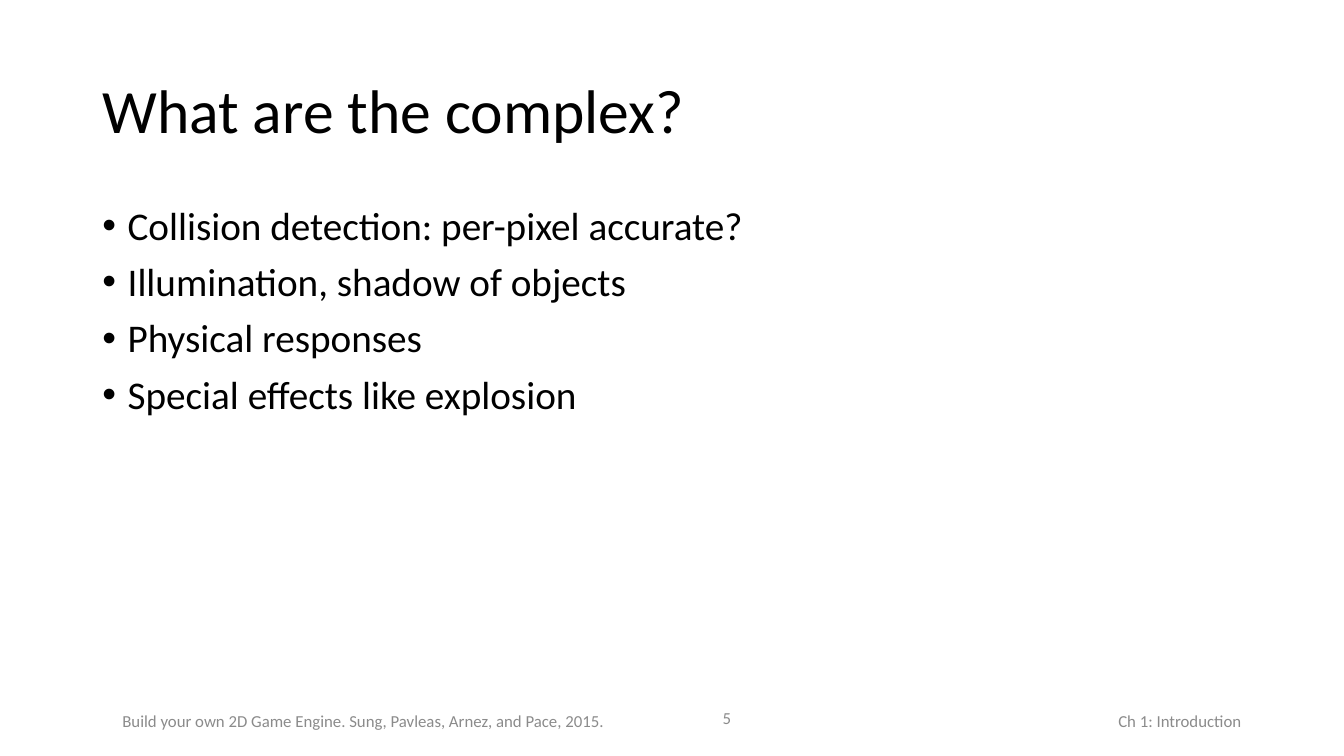
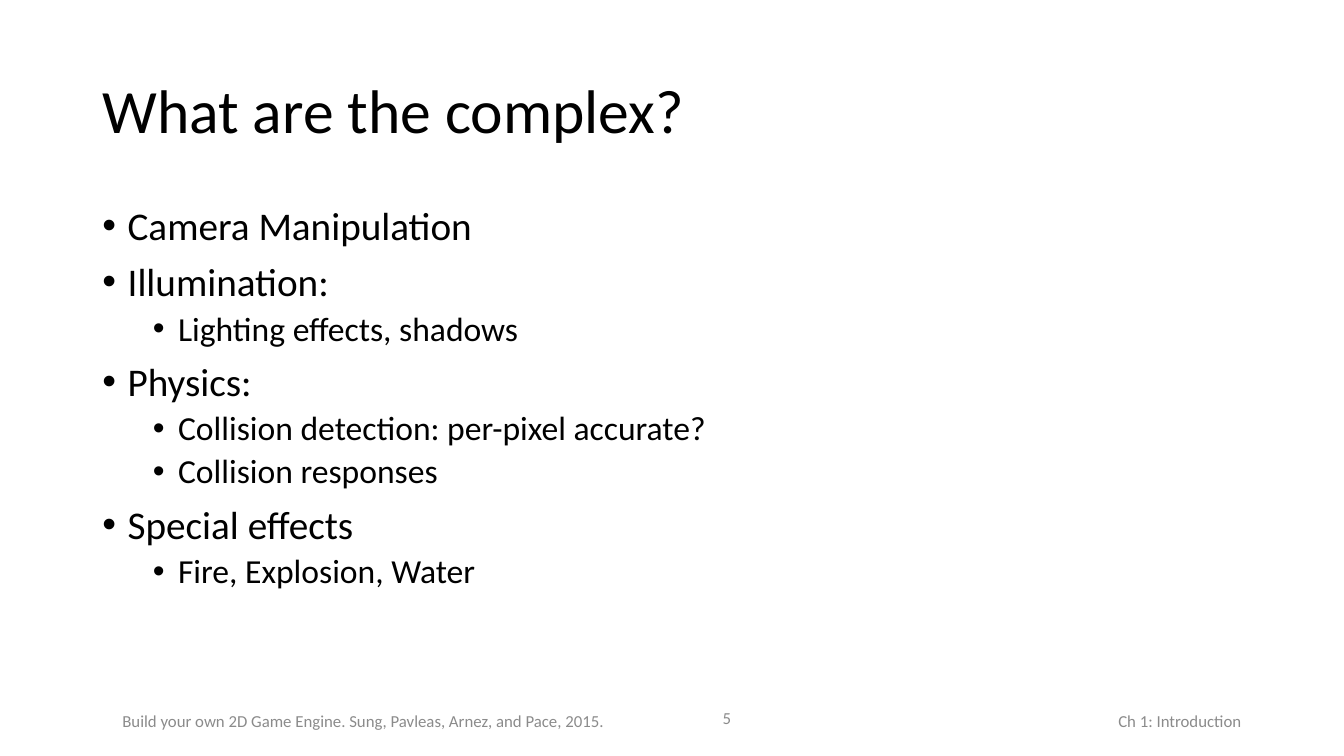
Before and after one commit to HTML5GameEngineGroup/html5engine, a slide deck: slide 5 of Book-PPT/Chap1.pptx. Drawn at 1344x756 pixels with LibreOffice and Linux fonts; fonts in the diff are those of the drawing. Boxes give left, top, right and bottom in pixels: in the first picture for what was removed or moved away, otherwise in the second. Text is boxed around its words. In the diff, an @@ line names an element or a change of style, - is before the commit and + after.

```diff
--- a/Book-PPT/Chap1.pptx
+++ b/Book-PPT/Chap1.pptx
@@ text at (128,212,518,403): paragraphs added @@
+• Camera Manipulation
+• Illumination:
+  • Lighting effects, shadows
+• Physics:
@@ text at (178,416,706,446): size 28 to 24 pt in "Collision detection: per-pixel accurate?"; list level 1 to 2 in "Collision detection: per-pixel accurate?" @@
@@ text at (128,459,475,589): text changed; size 28 to 24 pt @@
-• Illumination, shadow of objects
-• Physical responses
-• Special effects like explosion
+  • Collision responses
+• Special effects
+  • Fire, Explosion, Water
```
Also in this commit, not shown: 4 other slides changed, 17 other files.
